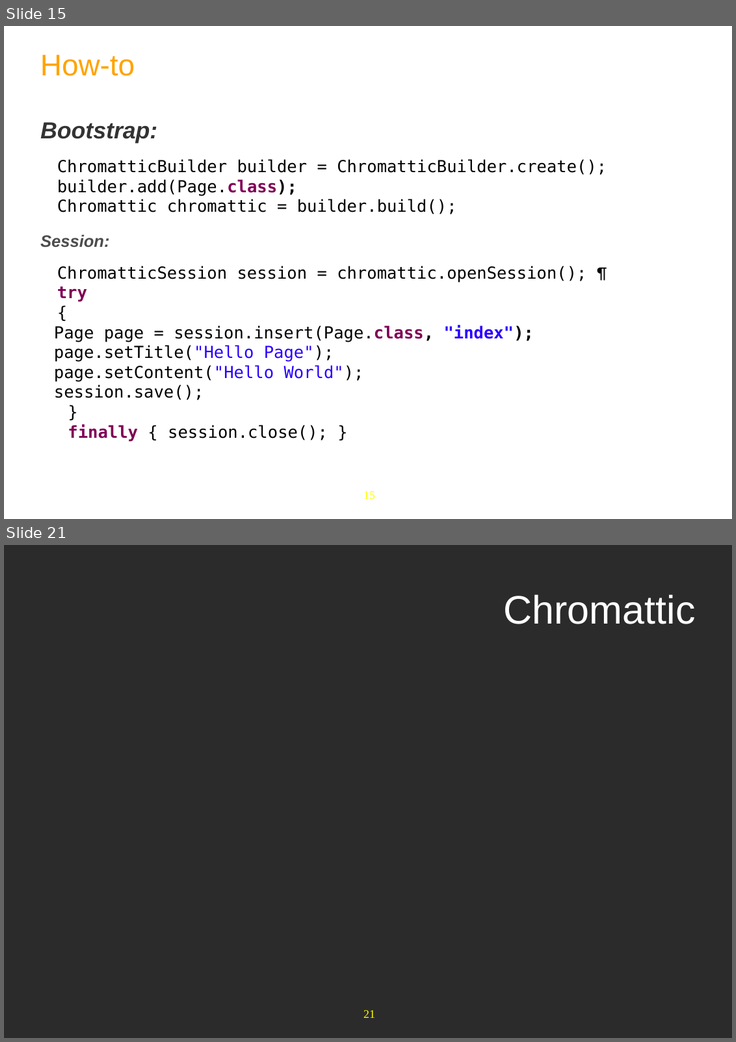
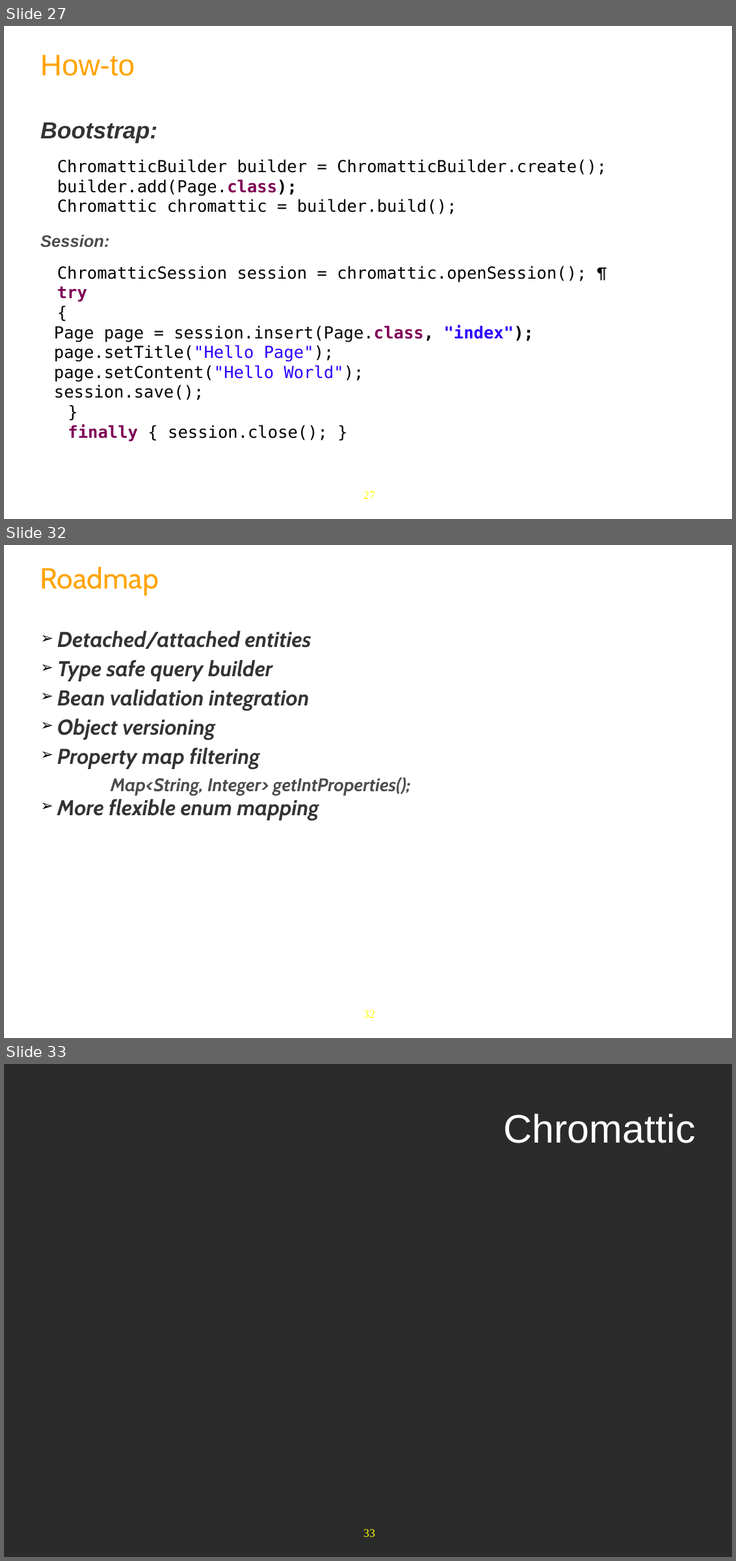
Before and after one commit to anhvurz90/training, a slide deck: slides/exo-developer/en/370-Chromattic-XDev-en.pptx. Shown one above the other, each under a label of ours: slides 15 and 21 before the commit, slides 27, 32 and 33 after it; the slides between them are not shown. The pictures are 736x1042 and 736x1561 pixels, drawn with LibreOffice and Linux fonts; fonts in the diff are those of the drawing; background and template pictures are left out; a plain dark background stands for a picture behind light text. Boxes give left, top, right and bottom in pixels: in the first picture for what was removed or moved away, otherwise in the second. Text is boxed around its words. In the diff, an @@ line names an element or a change of style, - is before the commit and + after.

```diff
--- a/slides/exo-developer/en/370-Chromattic-XDev-en.pptx
+++ b/slides/exo-developer/en/370-Chromattic-XDev-en.pptx
@@ slide 32 added at (x1=4, y1=545, x2=732, y2=1038), background #FFFFFF; not listed: 1 template element that a slide beside it also shows @@
@@ title added at (x1=40, y1=566, x2=159, y2=596), 35 pt, text #FFA300 @@
+Roadmap
@@ text added at (x1=57, y1=631, x2=411, y2=820), 26 pt, text #333333, bold, italic @@
+➢ Detached/attached entities
+➢ Type safe query builder
+➢ Bean validation integration
+➢ Object versioning
+➢ Property map filtering
+    Map<String, Integer> getIntProperties();
+➢ More flexible enum mapping
@@ what was slide 15 is now slide 27 @@
@@ page number at (x1=363, y1=491, x2=375, y2=499): text changed @@
-15
+27
@@ what was slide 21 is now slide 33 @@
@@ page number at (x1=363, y1=1529, x2=375, y2=1537): text changed @@
-21
+33
```
Also in this commit, not shown: 10 slides changed, 14 other slides added, 3 slides removed, 1 other file.
